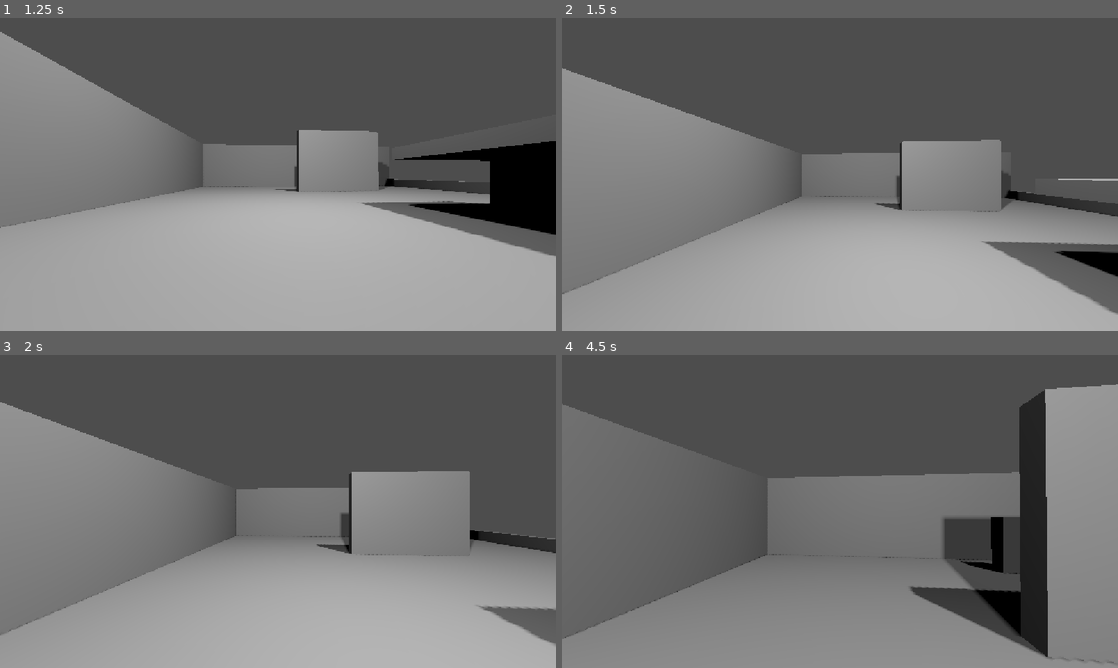
Above: before the commit, frames 1-4 (two rows, left to right).
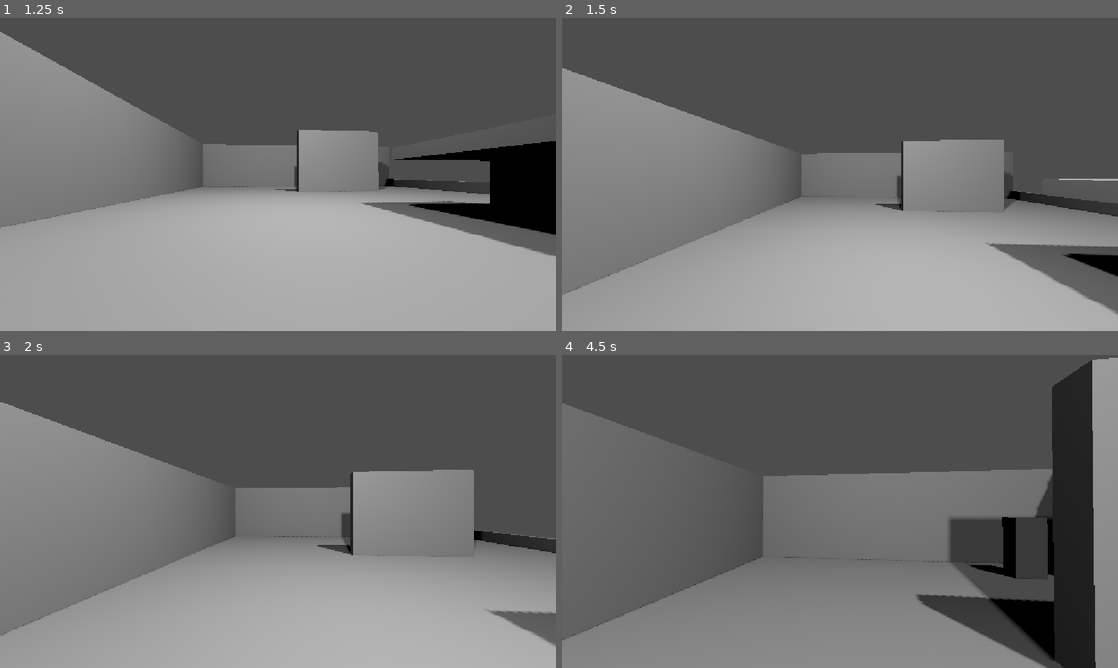
Above: after the commit, the same moments.

Repository: dawidseipold/blind-step
Game: Godot game, scene res://bench.tscn
The game is run twice, just before and just after one commit, with the same random seed, the same clock (stepped at 60 frames per second) and the same inputs.
Inputs (mouse positions are in pixels of both pictures, inside the frame that each line leads up to):
- Up to frame 1 (1.25 s): tap Enter at 0.5 s; move the mouse to (305, 174) at 0.52 s; hold W (walk_forward) from 0.53 s (still down); hold Ctrl (crouch) from 0.53 s (still down); click (305, 174) at 0.67 s; tap Shift (sprint, bound only after the commit) at 0.8 s
- Up to frame 2 (1.5 s): keep holding W (walk_forward); move the mouse to (812, 174) at 1.27 s; release Ctrl (crouch) at 1.28 s; tap Shift (sprint, bound only after the commit) at 1.35 s
- Up to frame 3 (2 s): keep holding W (walk_forward); tap Ctrl (crouch) at 1.55 s
- Up to frame 4 (4.5 s): keep holding W (walk_forward); move the mouse to (851, 505) at 2.02 s; hold Ctrl (crouch) 2.03-2.78 s; tap Shift (sprint, bound only after the commit) at 2.3, 2.85, 3.8, 4.35 s; move the mouse to (834, 517) at 2.77 s; click (834, 517) at 2.92 s; tap Ctrl (crouch) at 3.05 s; move the mouse to (878, 514) at 3.52 s; hold Ctrl (crouch) 3.53-4.28 s; move the mouse to (795, 508) at 4.27 s

Frame 1 is identical in both runs. In frame 2, 0.8% of the frame differs, in the area x 0-100%, y 16-94%; in frame 3, 0.7%; in frame 4, 15%, in the area x 0-100%, y 0-100%.

Commit message:
T04 Dodaj sprint, zmęczenie i regenerację kondycji

Diff:
--- a/game/blind-step/player.gd
+++ b/game/blind-step/player.gd
@@ -3,6 +3,11 @@
 @export_range(0.5, 8.0, 0.1) var walk_speed := 3.0
 @export_range(0.3, 3.0, 0.1) var crouch_speed := 1.5
 @export_range(0.01, 1.0, 0.01) var degrees_per_pixel := 0.12
+@export_group("Sprint")
+@export_range(3.0, 9.0, 0.1) var sprint_speed := 5.2
+@export_range(0.5, 10.0, 0.1) var sprint_seconds := 2.5
+@export_range(0.0, 5.0, 0.05) var recovery_delay := 1.25
+@export_range(0.5, 12.0, 0.1) var recovery_seconds := 4.0
 @onready var camera: Camera3D = $Camera3D
 @onready var collider: CollisionShape3D = $Collider
 @onready var capsule: CapsuleShape3D = collider.shape
@@ -11,6 +16,9 @@
 
 const CROUCH_HEIGHT := 1.0
 var crouching := false
+var stamina := 1.0
+var recovery_wait := 0.0
+var exhausted := false
 var headroom := PhysicsShapeQueryParameters3D.new()
 
 func _ready() -> void:
@@ -36,11 +44,26 @@
 	var axes := Input.get_vector("walk_left", "walk_right", "walk_forward", "walk_back")
 	var direction := transform.basis * Vector3(axes.x, 0.0, axes.y)
 	var speed := crouch_speed if crouching else walk_speed
+	var wants_sprint := Input.is_action_pressed("sprint")
+	if exhausted and not wants_sprint and stamina >= 0.25:
+		exhausted = false
+	var sprinting := wants_sprint and not exhausted and not crouching and is_on_floor() and axes != Vector2.ZERO
+	if sprinting:
+		speed = sprint_speed
 	velocity.x = direction.x * speed
 	velocity.z = direction.z * speed
 	if not is_on_floor():
 		velocity += get_gravity() * delta
 	move_and_slide()
+	var travel := get_position_delta()
+	if sprinting and Vector2(travel.x, travel.z).length() > 0.0001:
+		stamina = maxf(0.0, stamina - delta / sprint_seconds)
+		recovery_wait = recovery_delay
+		exhausted = is_zero_approx(stamina)
+	elif recovery_wait > 0.0:
+		recovery_wait = maxf(0.0, recovery_wait - delta)
+	else:
+		stamina = minf(1.0, stamina + delta / recovery_seconds)
 
 func update_stance() -> void:
 	var wants_crouch := Input.is_action_pressed("crouch")
--- a/game/blind-step/project.godot
+++ b/game/blind-step/project.godot
@@ -43,6 +43,11 @@
 "events": [Object(InputEventKey,"physical_keycode":68)]
 }
 
+sprint={
+"deadzone": 0.2,
+"events": [Object(InputEventKey,"physical_keycode":4194325)]
+}
+
 [physics]
 
 3d/physics_engine="Jolt Physics"
